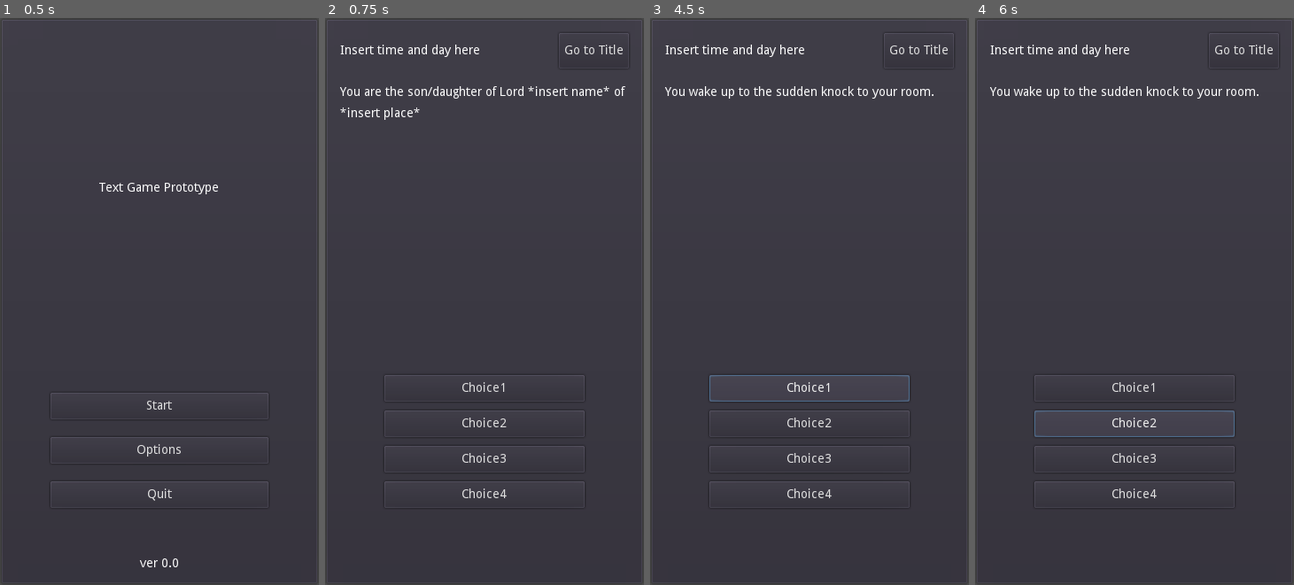
Above: before the commit, frames 1-4 (left to right).
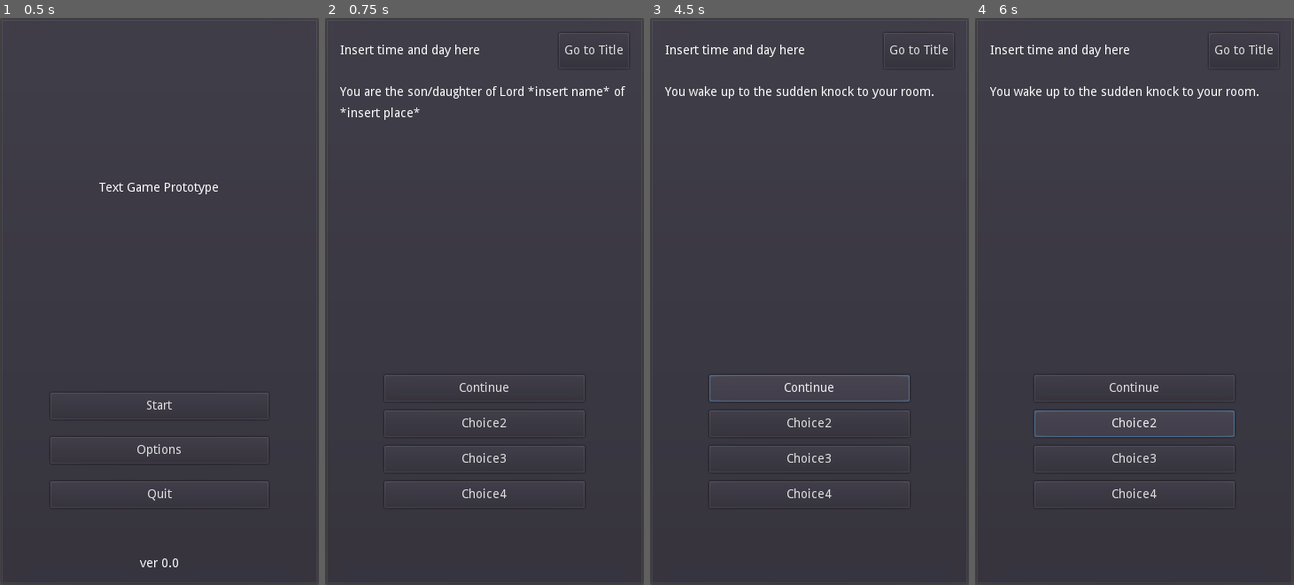
Above: after the commit, the same moments.

Repository: philipuriarte/A-Churchyard-of-Orphans
Game: Godot game, scene res://scenes/main.tscn
Same seed, same stepped clock (60 frames per second), same inputs: the game is played once before the commit and once after it.
Inputs:
- Up to frame 1 (0.5 s): no input
- Up to frame 2 (0.75 s): click "Start" at 0.5 s
- Up to frame 3 (4.5 s): click "Go to Title" at 1.25 s; click "Start" at 2 s; click "Go to Title" at 2.75 s; click "Start" at 3.5 s; click "Choice1" (after the commit: "Continue") at 4.25 s
- Up to frame 4 (6 s): click "Choice1" (after the commit: "Continue") at 5 s; click "Choice2" at 5.75 s

Frame 1 is identical in both runs. In frame 2, 0.1% of the frame differs, in the area x 42-58%, y 64-66%; in frame 3, 0.1%; in frame 4, 0.1%.
Error in both runs: Invalid get index 'text' (on base: 'String'). (res://logic/game_screen_logic/content.gd:45)

Commit message:
Update func ready

Diff:
--- a/logic/game_screen_logic/content.gd
+++ b/logic/game_screen_logic/content.gd
@@ -31,7 +31,7 @@
 
 
 func _ready() -> void:
-	set_narr_text(content_dict["prologue"]["narr_text"])
+	set_content("prologue")
 
 
 func set_narr_text(new_text: String):
